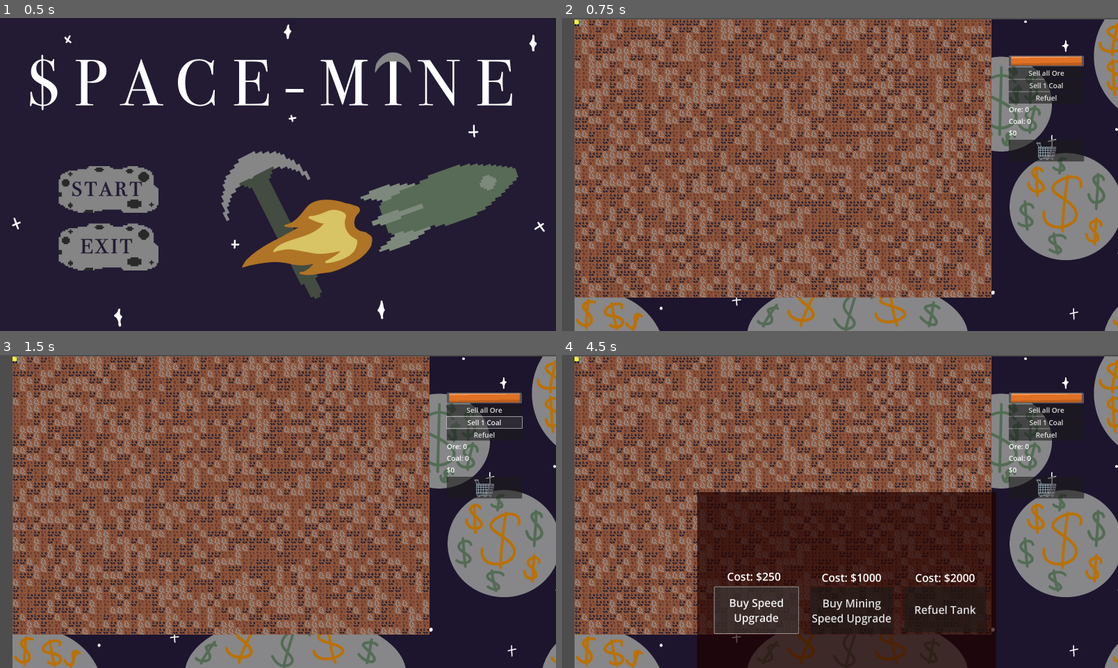
Above: before the commit, frames 1-4 (two rows, left to right).
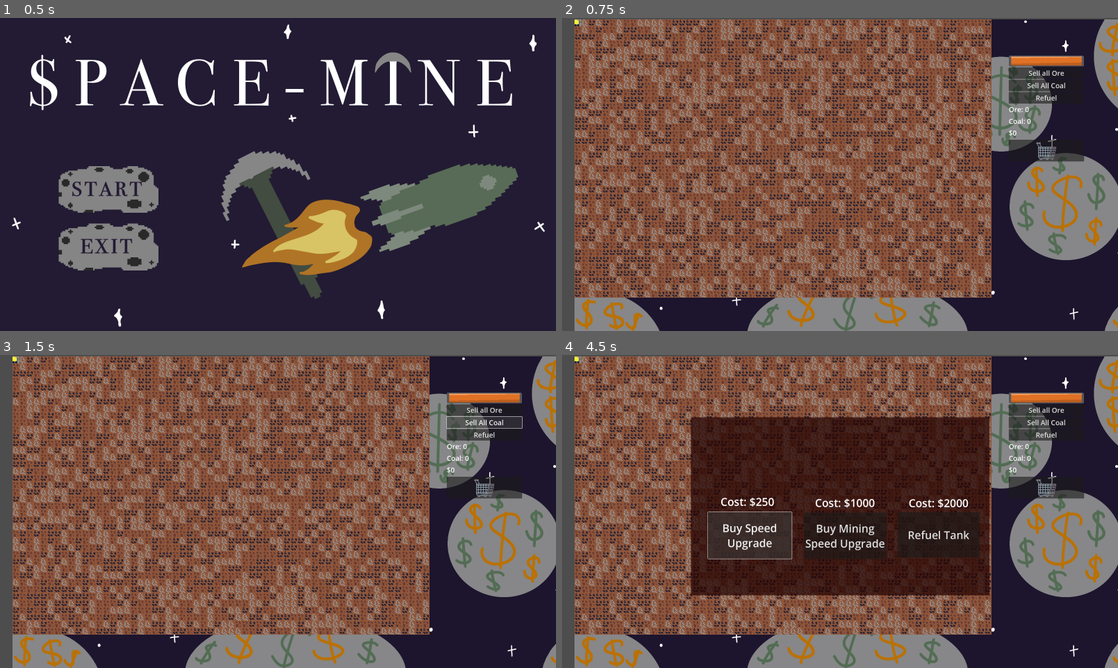
Above: after the commit, the same moments.

Repository: MellifiedRadishes/Space-Mine
Game: Godot game, scene res://main_menu.tscn
Two runs of this game, one before a commit and one after it. Both use one fixed random seed, a clock stepped at 60 frames per second and the inputs below.
Inputs (mouse positions are in pixels of both pictures, inside the frame that each line leads up to):
- Up to frame 1 (0.5 s): no input
- Up to frame 2 (0.75 s): click (673, 190) at 0.5 s
- Up to frame 3 (1.5 s): click "Sell 1 Coal" (after the commit: "Sell All Coal") at 1.25 s
- Up to frame 4 (4.5 s): click "Refuel" at 2 s; click "Sell all Ore" at 2.75 s; click "Cost: $250" at 3.5 s; click "Buy Speed Upgrade" at 4.25 s

Frame 1 is identical in both runs. In frame 2, less than 0.1% of the frame differs, in the area x 83-91%, y 20-23%; in frame 3, less than 0.1%; in frame 4, 29%, in the area x 23-91%, y 19-100%.

Commit message:
Fixed Game Over

Diff:
--- a/DemoScene.tscn
+++ b/DemoScene.tscn
@@ -85,7 +85,7 @@
 [node name="SellCoal" type="Button" parent="VBoxContainer"]
 layout_mode = 2
 theme_override_font_sizes/font_size = 32
-text = "Sell 1 Coal"
+text = "Sell All Coal"
 
 [node name="Refuel" type="Button" parent="VBoxContainer"]
 layout_mode = 2
@@ -120,67 +120,67 @@
 
 [node name="Background" type="TextureRect" parent="VBoxContainer/BuyMenu"]
 modulate = Color(0.121569, 0, 0, 0.698039)
-layout_mode = 0
-offset_left = -1434.0
-offset_top = 70.0
-offset_right = -59.0
-offset_bottom = 889.0
+layout_mode = 1
+offset_left = -1464.04
+offset_top = -273.56
+offset_right = -89.04
+offset_bottom = 545.44
 texture = ExtResource("7_8gmij")
 
 [node name="SpeedUpgrade" type="Button" parent="VBoxContainer/BuyMenu"]
-layout_mode = 0
-offset_left = -1355.0
-offset_top = 507.0
-offset_right = -969.0
-offset_bottom = 721.0
+layout_mode = 1
+offset_left = -1385.04
+offset_top = 163.44
+offset_right = -999.04
+offset_bottom = 377.44
 theme_override_font_sizes/font_size = 50
 text = "Buy Speed
 Upgrade"
 
 [node name="MiningSpeedUpgrade" type="Button" parent="VBoxContainer/BuyMenu"]
-layout_mode = 0
-offset_left = -913.0
-offset_top = 509.0
-offset_right = -533.0
-offset_bottom = 723.0
+layout_mode = 1
+offset_left = -943.04
+offset_top = 165.44
+offset_right = -563.04
+offset_bottom = 379.44
 theme_override_font_sizes/font_size = 50
 text = "Buy Mining
 Speed Upgrade
 "
 
 [node name="PurchaseFuel" type="Button" parent="VBoxContainer/BuyMenu"]
-layout_mode = 0
-offset_left = -481.0
-offset_top = 507.0
-offset_right = -104.0
-offset_bottom = 716.0
+layout_mode = 1
+offset_left = -511.04
+offset_top = 163.44
+offset_right = -134.04
+offset_bottom = 372.44
 theme_override_font_sizes/font_size = 50
 text = "Refuel Tank"
 
 [node name="SpeedLabel" type="RichTextLabel" parent="VBoxContainer/BuyMenu"]
-layout_mode = 0
-offset_left = -1297.0
-offset_top = 424.0
-offset_right = -1033.0
-offset_bottom = 505.0
+layout_mode = 1
+offset_left = -1327.04
+offset_top = 80.44
+offset_right = -1063.04
+offset_bottom = 161.44
 theme_override_font_sizes/normal_font_size = 50
 text = "Cost: $250
 "
 
 [node name="MiningSpeedLabel" type="RichTextLabel" parent="VBoxContainer/BuyMenu"]
-layout_mode = 0
-offset_left = -862.0
-offset_top = 429.0
-offset_right = -576.0
-offset_bottom = 509.0
+layout_mode = 1
+offset_left = -892.04
+offset_top = 85.44
+offset_right = -606.04
+offset_bottom = 165.44
 theme_override_font_sizes/normal_font_size = 50
 text = "Cost: $1000"
 
 [node name="RichTextLabel" type="RichTextLabel" parent="VBoxContainer/BuyMenu"]
-layout_mode = 0
-offset_left = -431.0
-offset_top = 430.0
-offset_right = -155.0
-offset_bottom = 500.0
+layout_mode = 1
+offset_left = -461.04
+offset_top = 86.44
+offset_right = -185.04
+offset_bottom = 156.44
 theme_override_font_sizes/normal_font_size = 50
 text = "Cost: $2000"
--- a/game_over.gd
+++ b/game_over.gd
@@ -1,4 +1,4 @@
-extends Node2D
+extends TextureRect
 
 @export var moneyText : RichTextLabel;
 @export var button : TextureButton;
--- a/playerScript.gd
+++ b/playerScript.gd
@@ -138,8 +138,8 @@
 	if (blockDict[Tile.BlockType.COAL] == 0):
 		return;
 
-	blockDict[Tile.BlockType.COAL] -= 1;
-	money += 75;
+	money += 25 * blockDict[Tile.BlockType.COAL];
+	blockDict[Tile.BlockType.COAL] = 0;
 	_fixPosition();
 	return;
 
@@ -148,15 +148,13 @@
 		return;
 
 	var refuelAmount = 300 - fuel;
-	refuelAmount /= 5;
+	refuelAmount /= 3;
 	refuelAmount = int(refuelAmount);
 	if (blockDict[Tile.BlockType.COAL] < refuelAmount):
 		refuelAmount = blockDict[Tile.BlockType.COAL];
 
-	print("refueling " + str(refuelAmount));
-
 	blockDict[Tile.BlockType.COAL] -= refuelAmount;
-	fuel += refuelAmount * 5;
+	fuel += refuelAmount * 3;
 	_fixPosition();
 	return;
 
